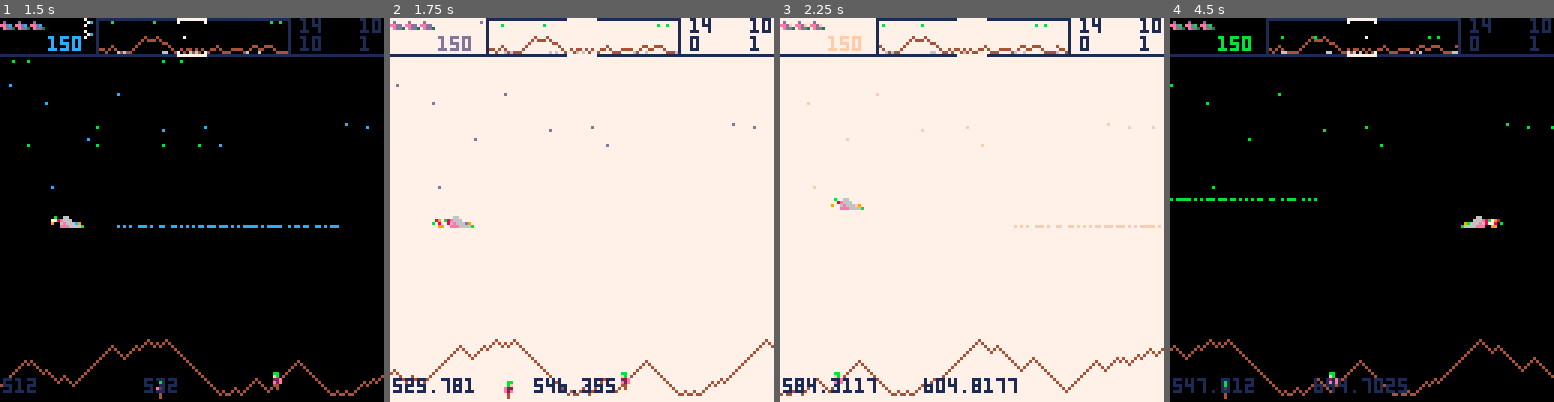
Above: before the commit, frames 1-4 (left to right).
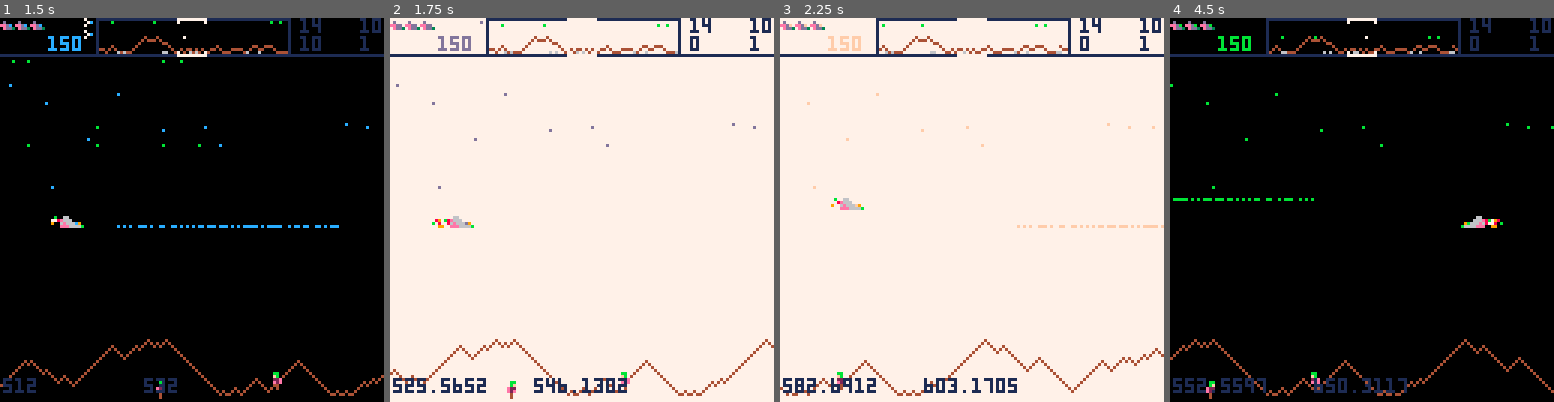
Above: after the commit, the same moments.

Repository: ggaughan/picodefender
Game: PICO-8 cartridge picodefender.p8
Two runs of this game, one before a commit and one after it. Both use one fixed random seed, a clock stepped at 60 frames per second and the inputs below.
Inputs:
- Up to frame 1 (1.5 s): tap X (X key) at 0.33, 1.07 s; tap O (Z key) at 0.7 s
- Up to frame 2 (1.75 s): hold Right from 1.6 s (still down); tap O (Z key) at 1.7 s
- Up to frame 3 (2.25 s): tap X (X key) at 1.85 s; release Right at 2.1 s; tap O (Z key) at 2.1 s; hold Up from 2.15 s (still down)
- Up to frame 4 (4.5 s): release Up at 2.42 s; hold Right 2.47-3.03 s; tap O (Z key) every 0.4 s from 2.5 to 4.1 s; tap X (X key) at 2.97, 4.08 s; hold Left 3.08-3.58 s; hold Down 3.63-3.97 s; hold Right from 4.02 s (still down)

Frame 1 is identical in both runs. In frame 2, 0.4% of the frame differs, in the area x 13-62%, y 93-100%; in frame 3, 2.2%; in frame 4, 2.7%, in the area x 0-100%, y 4-100%.

Commit message:
Fix laser aim

Diff:
--- a/picodefender.p8
+++ b/picodefender.p8
@@ -78,7 +78,7 @@
 ocx = cx
 
 inertia_py = 0.95
-inertia_cx = 0.99
+inertia_cx = 0.98
 
 
 hc = 128/4
@@ -391,8 +391,9 @@
 					 -- todo precalc half widths
 					 -- todo include wrap at end
 					 -- todo maybe cut off at screen/camera
-						if y >= (e.y+e.dy+(8-e.h)/2) and y <= (e.y+e.dy+8-(e.h/2)) then
+						if y >= (e.y+e.dy+(8-e.h)/2) and y <= (e.y+e.dy+8-((8-e.h)/2)) then
 							-- note: quick check against max and assume width == 8 (and player can't be on enemy)
+							-- todo maybe min instead of max since we already checked age/reach
 							if (laser[3] > 0 and x < e.x and x+laser_max_length > e.x) or (laser[3] < 0 and x > e.x and x-laser_max_length < e.x) then
 								-- todo refine based on laser age and actual width and e.dx? - no need, light speed!
 								--printh("laser hit "..e.x)
